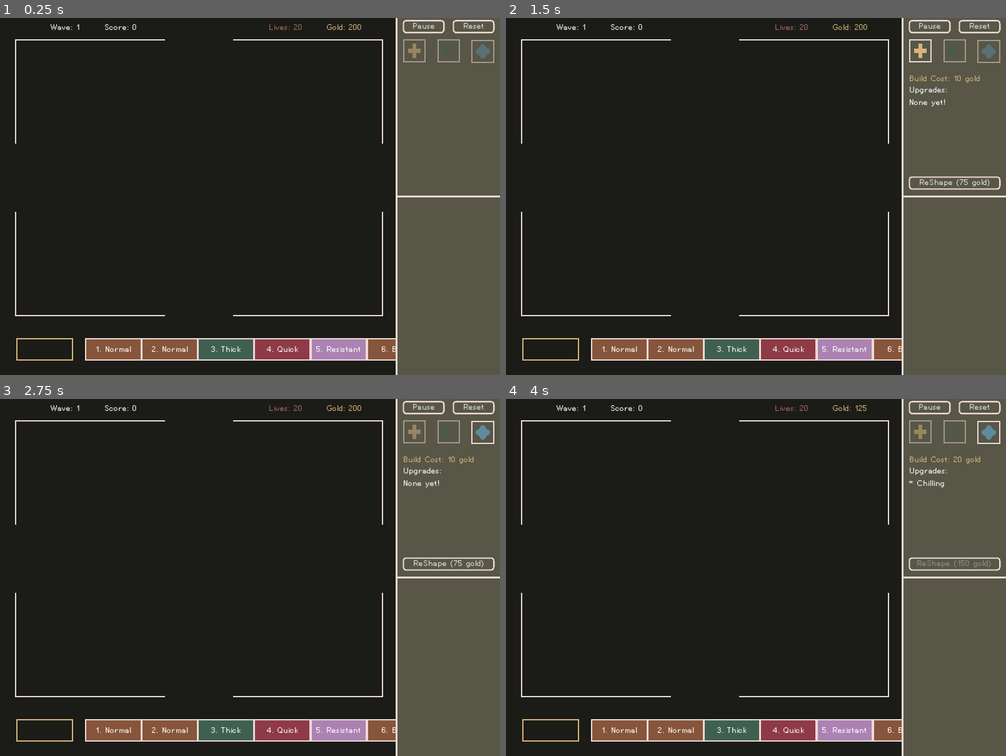
Above: before the commit, frames 1-4 (two rows, left to right).
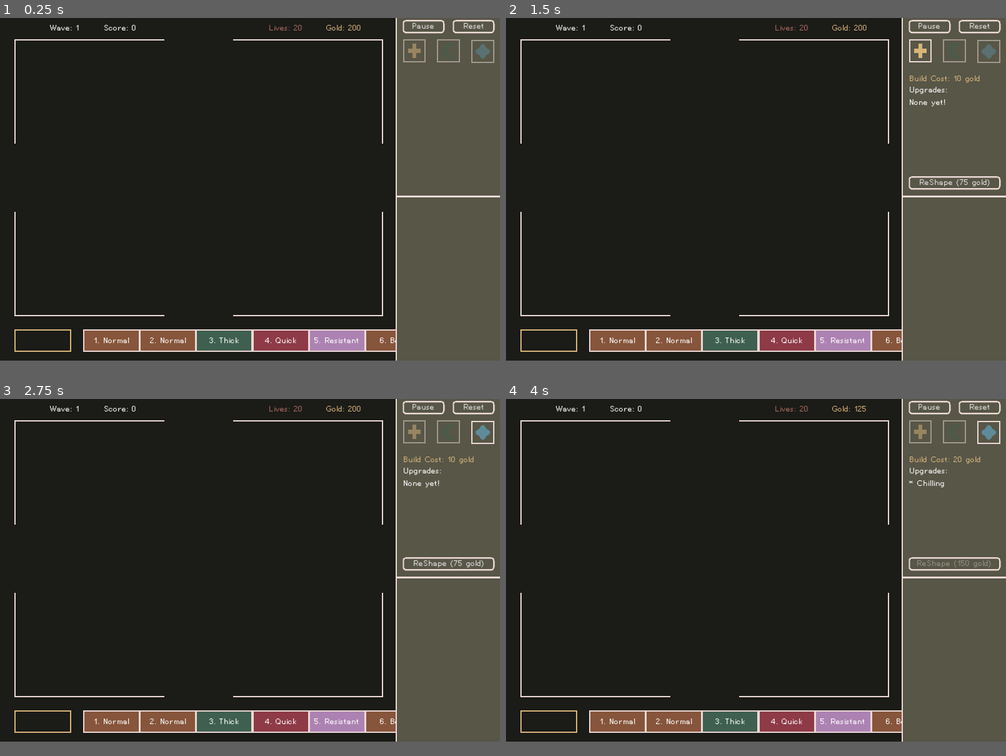
Above: after the commit, the same moments.

Repository: nolenroyalty/ReShape-TD
Game: Godot game, scene res://Main.tscn
Same seed, same stepped clock (60 frames per second), same inputs: the game is played once before the commit and once after it.
Inputs (mouse positions are in pixels of both pictures, inside the frame that each line leads up to; where the layout moved, square brackets give the same spot in the first picture):
- Up to frame 1 (0.25 s): no input
- Up to frame 2 (1.5 s): click (956, 53) [956, 50] at 0.5 s; click (921, 53) [921, 50] at 1.25 s
- Up to frame 3 (2.75 s): click (485, 434) [485, 431] at 2 s
- Up to frame 4 (4 s): click "ReShape (75 gold)" at 2.75 s; click "Chilling Projectiles have a h…" at 3.5 s
In our replay, the window is 800x571 before the commit and 800x548 after it. These sizes can differ from the game's own. Grey fills any space a smaller window leaves; there, only what the larger window draws over its background counts as a difference.

The runs differ from the first frame. In frame 1, 5.5% of the frame differs, in the area x 2-100%, y 0-100%; in frame 2, 5.6%; in frame 3, 5.6%; in frame 4, 5.6%.

Commit message:
shrink the screen vertically a bit

Diff:
--- a/Main.tscn
+++ b/Main.tscn
@@ -70,7 +70,7 @@
 script = ExtResource( 7 )
 
 [node name="WaveDisplay" parent="." instance=ExtResource( 8 )]
-position = Vector2( 22, 448 )
+position = Vector2( 20, 436 )
 z_index = -1
 
 [node name="Shader" type="ColorRect" parent="."]
--- a/project.godot
+++ b/project.godot
@@ -50,9 +50,9 @@
 [display]
 
 window/size/width=700
-window/size/height=500
+window/size/height=480
 window/size/test_width=1400
-window/size/test_height=1000
+window/size/test_height=960
 window/dpi/allow_hidpi=true
 window/stretch/mode="2d"
 window/stretch/aspect="keep"
--- a/ui/FullSidebar.tscn
+++ b/ui/FullSidebar.tscn
@@ -11,7 +11,7 @@
 
 [node name="Background" type="NinePatchRect" parent="."]
 margin_right = 146.0
-margin_bottom = 500.0
+margin_bottom = 480.0
 theme = ExtResource( 5 )
 texture = ExtResource( 1 )
 patch_margin_left = 2
